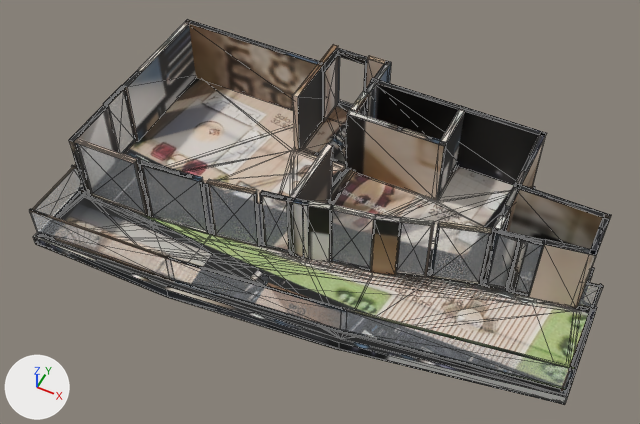
What one commit did to the glTF model _bake/glb/koru-12/model.glb.
Both versions are drawn from a camera (50 mm lens) standing at (7.23, -15.85, 19.66) and looking at (-0.39, -0.62, 0.62). The lights are fixed; the arrows at lower left show +X, +Y and +Z. The first picture is the older version. Mesh edges are drawn as thin lines. Where no turn or scale is listed for an object, it has been applied to the vertices. Vertices at exactly the same position are counted once.

Script lines for the objects in view, before the commit:
```python
mat_baked = bpy.data.materials.new('baked')
mat_baked.use_nodes = True; mat_baked.node_tree.nodes.clear()
_N = mat_baked.node_tree.nodes; _L = mat_baked.node_tree.links
n0 = _N.new('ShaderNodeBsdfPrincipled'); n0.name = 'Principled BSDF'
n1 = _N.new('ShaderNodeOutputMaterial'); n1.name = 'Material Output'
n2 = _N.new('ShaderNodeTexImage'); n2.name = 'Image Texture'
n2.image = img_model_glb
n3 = _N.new('ShaderNodeMapping'); n3.name = 'Mapping'
n3.inputs[1].default_value = (0.000749, -14.95, 0.0)  # 'Location'
n3.inputs[3].default_value = (15.98, 15.95, 1.0)  # 'Scale'
n4 = _N.new('ShaderNodeUVMap'); n4.name = 'UV Map'
n4.uv_map = 'UVMap'
_L.new(n0.outputs[0], n1.inputs[0])  # 'BSDF' to 'Surface'
_L.new(n2.outputs[0], n0.inputs[0])  # 'Color' to 'Base Color'
_L.new(n3.outputs[0], n2.inputs[0])  # 'Vector' to 'Vector'
_L.new(n4.outputs[0], n3.inputs[0])  # 'UV' to 'Vector'
me_mesh_0 = bpy.data.meshes.new('Mesh_0')
me_mesh_0.from_pydata(...)  # 1971 vertices, 3510 faces; spans x 0.0..15.4, y -9.4..0.0, z 0.0..2.6
me_mesh_0.materials.append(mat_baked)
me_mesh_10 = bpy.data.meshes.new('Mesh_10')
me_mesh_10.from_pydata(...)  # 8 vertices, 12 faces; spans x 4.72..6.06, y -6.99..-6.75, z 0.36..2.61
me_mesh_10.materials.append(mat_glass_rt)  # white #edf3f9
me_mesh_6 = bpy.data.meshes.new('Mesh_6')
me_mesh_6.from_pydata(...)  # 8 vertices, 12 faces; spans x 0.08..4.6, y -9.22..-8.94, z 0.36..1.36
me_mesh_6.materials.append(mat_glass_rt)  # white #edf3f9
ob_mesh_0 = bpy.data.objects.new('Mesh_0', me_mesh_0)
ob_mesh_0.location = (-7.67, 4.69, -0.36)
ob_mesh_10 = bpy.data.objects.new('Mesh_10', me_mesh_10)
ob_mesh_10.location = (-7.67, 4.69, -0.36)
ob_mesh_6 = bpy.data.objects.new('Mesh_6', me_mesh_6)
ob_mesh_6.location = (-7.67, 4.69, -0.36)
# also in view: 'Mesh_11' at (-1.06, -1.95, 1.12); 'Mesh_9' at (-4.07, -2.41, 1.12); 'Mesh_8' at (-6.13, -2.56, 1.12); 'Mesh_14' at (3.87, -0.73, 1.12); 'Mesh_16' at (-7.28, -0.5, 1.12)
```
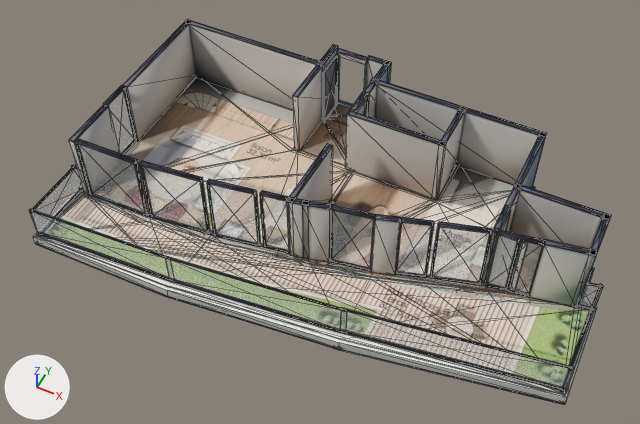
Where the change shows, as pixel boxes [x1, y1, x2, y2] in the pictures (640 x 424 px):
'Mesh_0', surface changed, reshaped
    both: [29, 19, 611, 405]
part 1 of me_mesh_0, reshaped
    before: [34, 100, 594, 403]
    after: [486, 284, 564, 394]
part 2 of me_mesh_0, surface changed
    both: [29, 21, 611, 401]

Edits to the bpy script that builds the scene:
```text
Change mat_baked:
    where n3 = _N.new('ShaderNodeMapping'); n3.name = 'Mapping'
    n3.inputs[1].default_value: (0.000749, -14.95, 0.0) -> (0.000736, -14.57, 0.0)  # 'Location'
    n3.inputs[3].default_value: (15.98, 15.95, 1.0) -> (15.98, 15.54, 1.0)  # 'Scale'
Change me_mesh_0:
    used by ob_mesh_0; location = (-7.67, 4.69, -0.36)
    remove me_mesh_0.from_pydata(...)  # 1971 vertices, 3510 faces; spans x 0.0..15.4, y -9.4..0.0, z 0.0..2.6
    add me_mesh_0.from_pydata(...)  # 1542 vertices, 2652 faces; spans x 0.0..15.4, y -9.4..0.0, z 0.0..2.6
    me_mesh_0 part 1: 15 vertices moved within x 4.6..12.4, y -7.2..-2.6, z 0.0..0.4; 429 vertices removed from x 0.4..14.9, y -7.5..-0.9, z 0.0..0.4
    me_mesh_0 part 2: 1536 kept faces spanning x 0.0..15.4, y -9.4..0.0, z 0.0..2.6 get new texture (UV) coordinates
```
